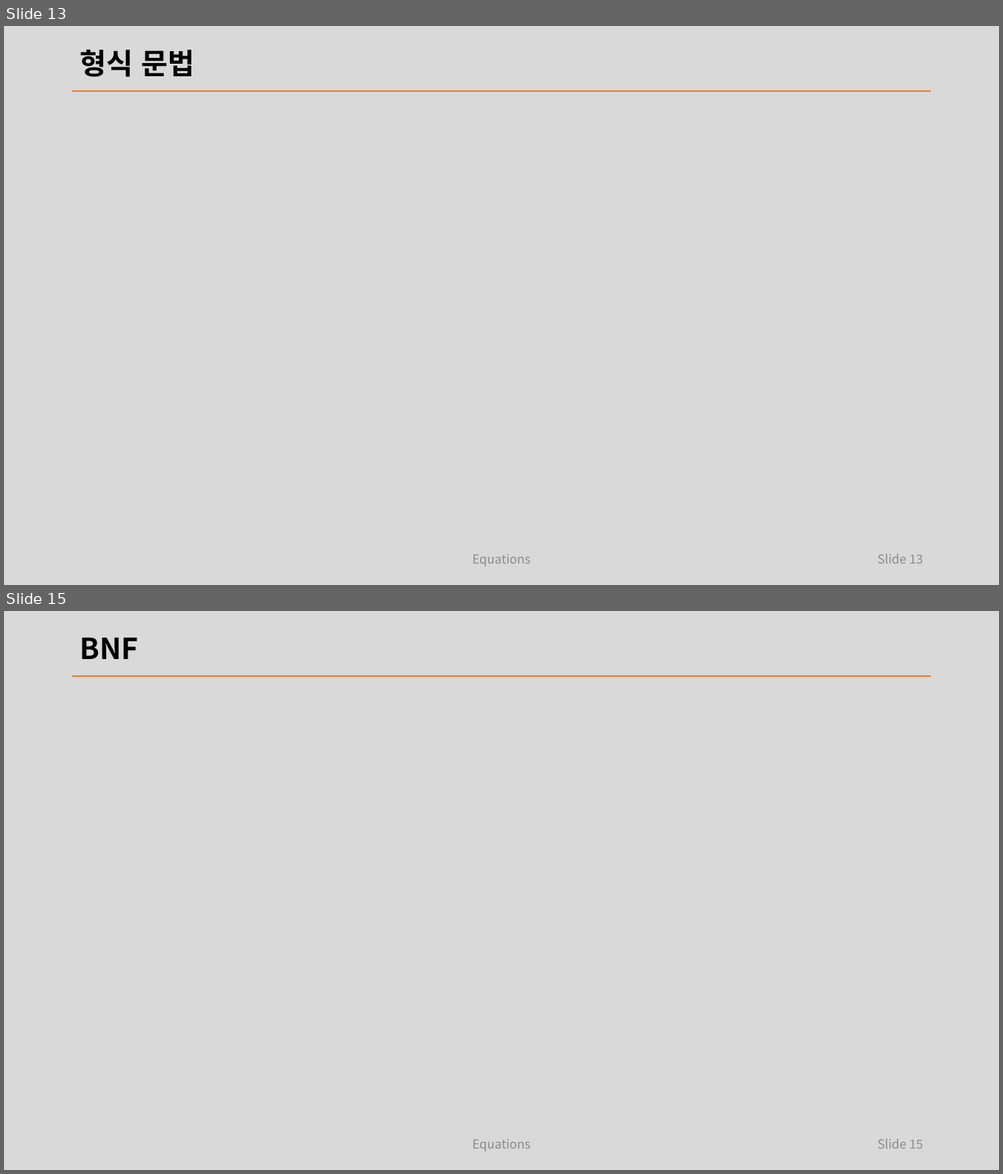
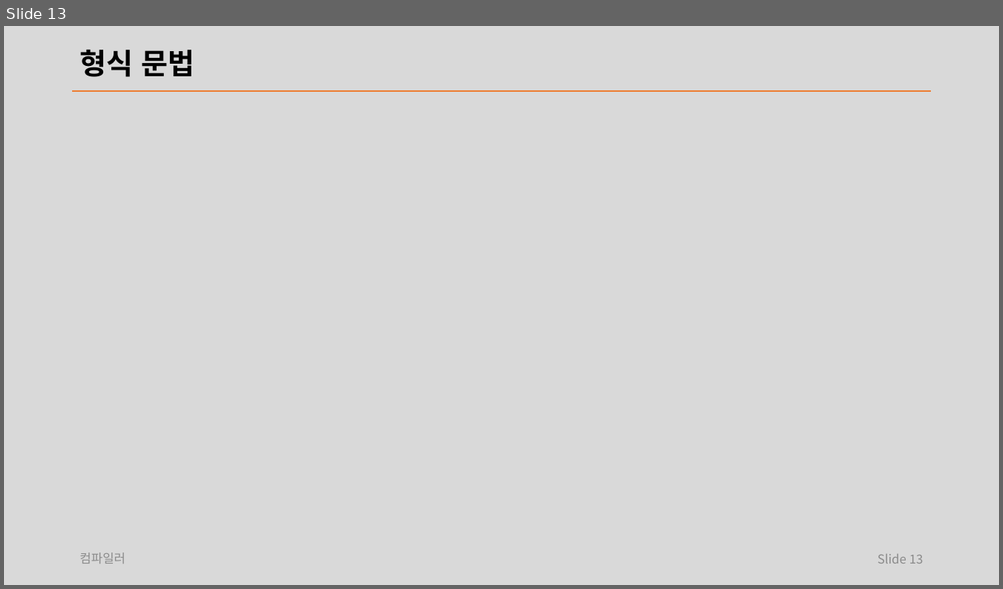
Before and after one commit to laxtools/article, a slide deck: programming/compiler/lecture/note.pptx. Shown one above the other, each under a label of ours: slides 13 and 15 before the commit, slide 13 after it; the slides between them are not shown. The pictures are 1003x1174 and 1003x589 pixels, drawn with LibreOffice and Linux fonts; fonts in the diff are those of the drawing; grey boxes stand for pictures. Boxes give left, top, right and bottom in pixels: in the first picture for what was removed or moved away, otherwise in the second. Text is boxed around its words. In the diff, an @@ line names an element or a change of style, - is before the commit and + after.

```diff
--- a/programming/compiler/lecture/note.pptx
+++ b/programming/compiler/lecture/note.pptx
@@ slide 15 removed at [4, 611, 999, 1170], background #D9D9D9; not listed: 1 template element that a slide beside it also shows @@
@@ title removed at [79, 638, 138, 659] @@
-BNF
@@ text removed at [472, 1139, 531, 1152] @@
-Equations
@@ page number removed at [877, 1139, 923, 1149] @@
-Slide 15
@@ slide 13 changed as well @@
@@ text added at [79, 553, 125, 564], 12 pt, text #8C8C8C @@
+컴파일러
@@ text removed at [472, 554, 531, 567] @@
-Equations
```
Also in this commit, not shown: 70 other slides changed, 4 slides added, 2 other slides removed, 5 other files.
